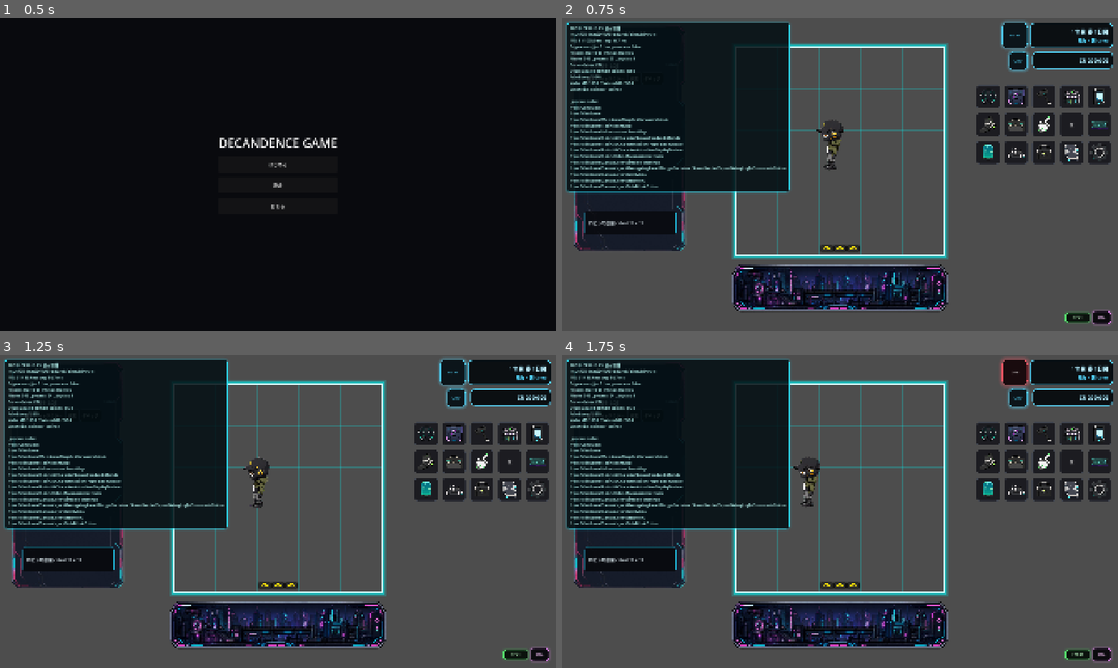
Above: before the commit, frames 1-4 (two rows, left to right).
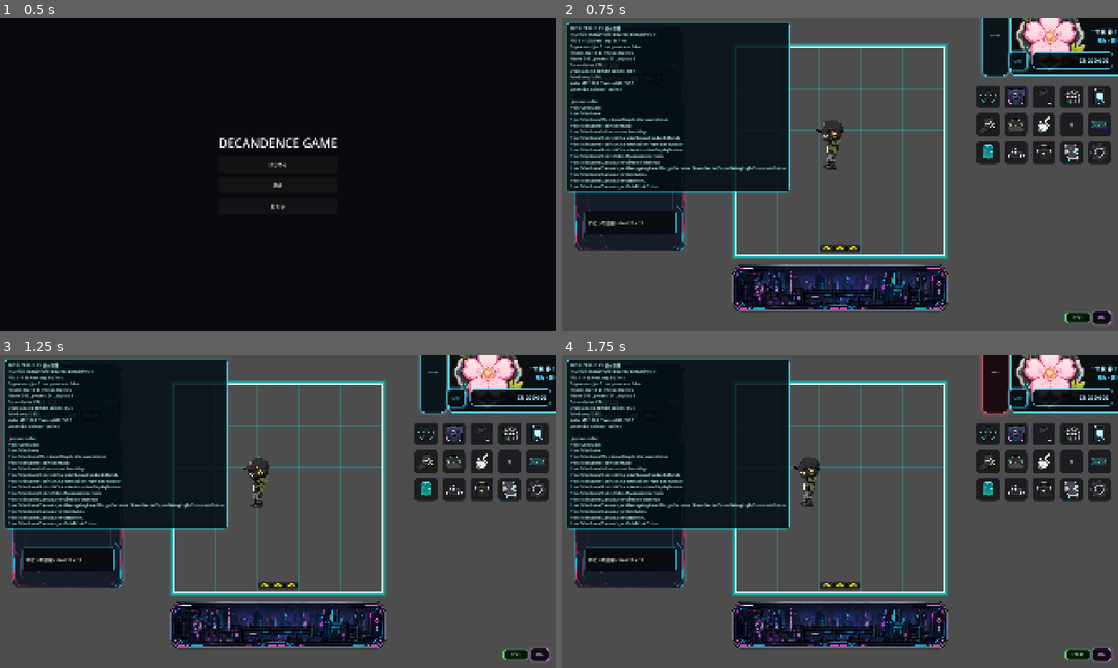
Above: after the commit, the same moments.

Repository: grimoire1089-coder/optimistic
Game: Godot game, scene res://Scenes/Boot/TitleScene.tscn
The game is run twice, just before and just after one commit, with the same random seed, the same clock (stepped at 60 frames per second) and the same inputs. Sound files missing from this copy of the repository are replaced by a short silence.
Inputs:
- Up to frame 1 (0.5 s): no input
- Up to frame 2 (0.75 s): click "はじめる" at 0.5 s
- Up to frame 3 (1.25 s): no input
- Up to frame 4 (1.75 s): click "BGM" at 1.25 s

Frame 1 is identical in both runs. In frame 2, 3.1% of the frame differs, in the area x 5-100%, y 0-22%; in frame 3, 3.1%; in frame 4, 3.2%.

Commit message:
Load season icons in clock display

Diff:
--- a/Scripts/UI/HUD/ClockDisplay.gd
+++ b/Scripts/UI/HUD/ClockDisplay.gd
@@ -2,6 +2,8 @@
 
 @export var clock_path: NodePath
 @export var weather_path: NodePath
+@export var season_icon_directory: String = "res://Assets/UI/Parts"
+@export var season_icon_size: Vector2 = Vector2(56, 56)
 @export var panel_bg_color: Color = Color(0.01, 0.025, 0.04, 0.88)
 @export var panel_border_color: Color = Color(0.33, 0.85, 1.0, 0.95)
 @export var panel_glow_color: Color = Color(0.12, 0.65, 1.0, 0.38)
@@ -13,15 +15,29 @@
 
 @onready var bgm_mute_button: Button = %BGMMuteButton
 @onready var panel_container: PanelContainer = %PanelContainer
+@onready var season_icon_rect: TextureRect = %SeasonIconRect
 @onready var time_label: Label = %TimeLabel
 @onready var phase_label: Label = %PhaseLabel
 
+const SEASON_ICON_KEYWORDS := {
+	"spring": ["spring", "春"],
+	"summer": ["summer", "夏"],
+	"autumn": ["autumn", "fall", "秋"],
+	"winter": ["winter", "冬"],
+}
+
+const SEASON_ICON_EXTENSIONS := ["png", "webp", "svg", "jpg", "jpeg"]
+
 var _clock: GameClockSystem
 var _weather: GameWeatherSystem
+var _season_icon_paths: Dictionary = {}
+var _current_icon_season_id: String = ""
 
 
 func _ready() -> void:
 	_apply_neon_style()
+	_setup_season_icon_rect()
+	_build_season_icon_cache()
 	_setup_bgm_mute_button()
 	_clock = _find_clock()
 	_weather = _find_weather()
@@ -32,6 +48,7 @@
 	if _clock == null:
 		time_label.text = "--:--"
 		phase_label.text = "%s / 時刻なし" % _get_weather_display_text()
+		_refresh_season_icon("")
 		push_warning("ClockDisplay: GameClockSystem が見つかりません。")
 		return
 
@@ -73,6 +90,92 @@
 	label.add_theme_constant_override("shadow_outline_size", shadow_outline_size)
 
 
+func _setup_season_icon_rect() -> void:
+	if season_icon_rect == null:
+		return
+	season_icon_rect.custom_minimum_size = season_icon_size
+	season_icon_rect.stretch_mode = TextureRect.STRETCH_KEEP_ASPECT_CENTERED
+	season_icon_rect.tooltip_text = "季節"
+	season_icon_rect.visible = false
+
+
+func _build_season_icon_cache() -> void:
+	_season_icon_paths.clear()
+
+	var dir := DirAccess.open(season_icon_directory)
+	if dir == null:
+		push_warning("ClockDisplay: 季節アイコン用フォルダが見つかりません: %s" % season_icon_directory)
+		return
+
+	dir.list_dir_begin()
+	var file_name := dir.get_next()
+	while file_name != "":
+		if not dir.current_is_dir():
+			_register_season_icon_file(file_name)
+		file_name = dir.get_next()
+	dir.list_dir_end()
+
+
+func _register_season_icon_file(file_name: String) -> void:
+	var extension := file_name.get_extension().to_lower()
+	if not SEASON_ICON_EXTENSIONS.has(extension):
+		return
+
+	var normalized_name := file_name.to_lower()
+	for season_id in SEASON_ICON_KEYWORDS.keys():
+		if _season_icon_paths.has(season_id):
+			continue
+		var keywords: Array = SEASON_ICON_KEYWORDS[season_id]
+		for keyword in keywords:
+			if normalized_name.contains(str(keyword).to_lower()):
+				_season_icon_paths[season_id] = "%s/%s" % [_get_season_icon_base_dir(), file_name]
+				return
+
+
+func _get_season_icon_base_dir() -> String:
+	var base_dir := season_icon_directory
+	if base_dir.ends_with("/"):
+		base_dir = base_dir.left(base_dir.length() - 1)
+	return base_dir
+
+
+func _refresh_season_icon(season_id: String) -> void:
+	if season_icon_rect == null:
+		return
+
+	if season_id == "":
+		season_icon_rect.texture = null
+		season_icon_rect.visible = false
+		_current_icon_season_id = ""
+		return
+
+	if season_id == _current_icon_season_id:
+		return
+
+	_current_icon_season_id = season_id
+	var icon_path := str(_season_icon_paths.get(season_id, ""))
+	if icon_path == "":
+		season_icon_rect.texture = null
+		season_icon_rect.visible = false
+		push_warning("ClockDisplay: 季節アイコンが見つかりません: %s" % season_id)
+		return
+
+	if not ResourceLoader.exists(icon_path):
+		season_icon_rect.texture = null
+		season_icon_rect.visible = false
+		push_warning("ClockDisplay: 季節アイコンを読み込めません: %s" % icon_path)
+		return
+
+	var texture := ResourceLoader.load(icon_path)
+	if texture is Texture2D:
+		season_icon_rect.texture = texture
+		season_icon_rect.visible = true
+	else:
+		season_icon_rect.texture = null
+		season_icon_rect.visible = false
+		push_warning("ClockDisplay: 季節アイコンがTexture2Dではありません: %s" % icon_path)
+
+
 func _setup_bgm_mute_button() -> void:
 	if bgm_mute_button == null:
 		return
@@ -180,6 +283,7 @@
 		_clock.get_phase_display_name(),
 		_clock.get_time_text(),
 	]
+	_refresh_season_icon(_clock.get_season_id())
 
 
 func _get_weather_display_text() -> String:
